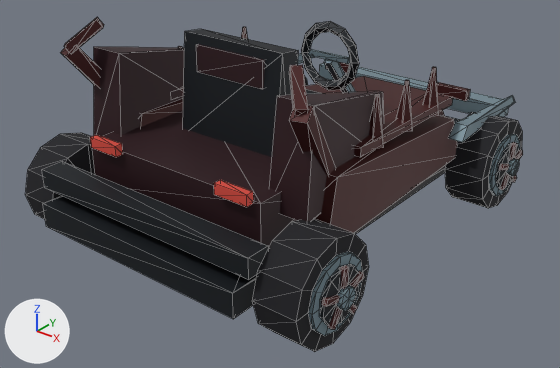
Before and after pictures for a commit that changed the glTF model DLC/Predators/assets/kart/predators/berserker-predator/kart.glb.
Before and after are seen from a camera (50 mm lens) standing at (2.87, -3.68, 2.47) and looking at (0.02, -0.12, 0.27). The lights are fixed; the arrows at lower left show +X, +Y and +Z. The picture after the commit comes second. Mesh edges are drawn as thin lines. Where no turn or scale is listed for an object, it has been applied to the vertices. Vertices at exactly the same position are counted once.

The first picture shows 'chassis', 'wheel-front-right', 'wheel-rear-left', 'wheel-rear-right'.
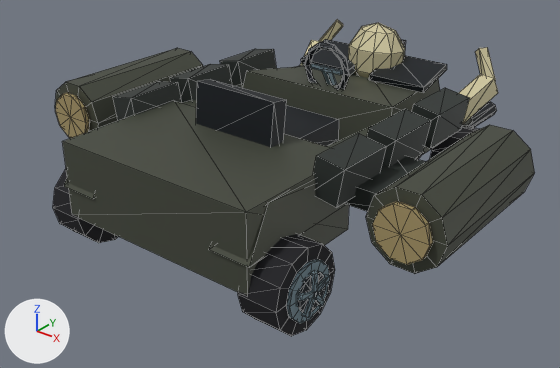
The change, as a list of edits to the scene's bpy script:
```text
Change me_wheel_rear_left:
    remove me_wheel_rear_left.from_pydata(...)  # 132 vertices, 228 faces; spans x -0.22..0.135, y -0.31..0.31, z -0.31..0.31
    add me_wheel_rear_left.from_pydata(...)  # 113 vertices, 196 faces; spans x -0.182..0.125, y -0.25..0.25, z -0.25..0.25
    me_wheel_rear_left part 1: the loose piece of 26 vertices spanning x -0.135..0.135, y -0.31..0.31, z -0.31..0.31 is rebuilt with 51 vertices and now spans x -0.149..0.125, y -0.25..0.25, z -0.25..0.25
    other edits to the shape of me_wheel_rear_left do not show in these pictures
Change me_wheel_front_right:
    remove me_wheel_front_right.from_pydata(...)  # 132 vertices, 228 faces; spans x -0.135..0.22, y -0.31..0.31, z -0.31..0.31
    add me_wheel_front_right.from_pydata(...)  # 113 vertices, 196 faces; spans x -0.125..0.182, y -0.25..0.25, z -0.25..0.25
    me_wheel_front_right part 2: the loose piece of 26 vertices spanning x -0.135..0.135, y -0.31..0.31, z -0.31..0.31 is rebuilt with 51 vertices and now spans x -0.125..0.149, y -0.25..0.25, z -0.25..0.25
    me_wheel_front_right part 3: 106 vertices removed from x 0.134..0.22, y -0.217..0.217, z -0.217..0.217; 32 vertices added at x 0.158..0.182, y -0.124..0.124, z -0.11..0.053
    other edits to the shape of me_wheel_front_right do not show in these pictures
Change me_wheel_rear_right:
    remove me_wheel_rear_right.from_pydata(...)  # 132 vertices, 228 faces; spans x -0.135..0.22, y -0.31..0.31, z -0.31..0.31
    add me_wheel_rear_right.from_pydata(...)  # 113 vertices, 196 faces; spans x -0.125..0.182, y -0.25..0.25, z -0.25..0.25
    me_wheel_rear_right part 4: a new loose piece, a 10-sided cylinder along x spanning x 0.14..0.165, y -0.107..0.107, z -0.112..0.113, in mat_wheel_vertex_colours
    me_wheel_rear_right part 5: a new loose piece, a box spanning x 0.158..0.182, y -0.015..0.015, z 0.0..0.125, in mat_wheel_vertex_colours
    me_wheel_rear_right part 6: the loose piece of 26 vertices spanning x -0.135..0.135, y -0.31..0.31, z -0.31..0.31 is rebuilt with 51 vertices and now spans x -0.125..0.149, y -0.25..0.25, z -0.25..0.25
    me_wheel_rear_right part 7: 106 vertices removed from x 0.134..0.22, y -0.217..0.217, z -0.217..0.217; 32 vertices added at x 0.158..0.182, y -0.124..0.124, z -0.11..0.053
Remove ob_chassis:
    ob_chassis = bpy.data.objects.new('chassis', me_chassis)
Change ob_wheel_rear_left:
    ob_wheel_rear_left.location: (-0.925, -0.985, 0.31) -> (-0.76, -0.98, 0.25)
Change ob_wheel_front_right:
    ob_wheel_front_right.location: (0.925, 0.985, 0.31) -> (0.76, 0.98, 0.25)
Change ob_wheel_rear_right:
    ob_wheel_rear_right.location: (0.925, -0.985, 0.31) -> (0.76, -0.98, 0.25)
Add ob_identity_gunship_motif_armor:
    ob_identity_gunship_motif_armor = bpy.data.objects.new('identity-gunship-motif-armor', me_identity_gunship_motif_armor)  # 48 vertices, 72 faces; spans x -0.89..0.89, y -0.68..0.72, z 0.59..0.85
    ob_identity_gunship_motif_armor.location = (0.0, 0.0, 0.0)
Add ob_identity_gunship_motif_tusks:
    ob_identity_gunship_motif_tusks = bpy.data.objects.new('identity-gunship-motif-tusks', me_identity_gunship_motif_tusks)  # 32 vertices, 48 faces; spans x -0.81..0.81, y 0.99..1.48, z 0.49..0.94
    ob_identity_gunship_motif_tusks.location = (0.0, 0.0, 0.0)
Add ob_identity_gunship_motif_skull:
    ob_identity_gunship_motif_skull = bpy.data.objects.new('identity-gunship-motif-skull', me_identity_gunship_motif_skull)  # 95 vertices, 152 faces; spans x -0.219..0.219, y 0.866..1.202, z 0.6..1.1
    ob_identity_gunship_motif_skull.location = (0.0, 0.0, 0.0)
Add ob_identity_gunship_driver_cockpit:
    ob_identity_gunship_driver_cockpit = bpy.data.objects.new('identity-gunship-driver-cockpit', me_identity_gunship_driver_cockpit)  # 80 vertices, 140 faces; spans x -0.3..0.3, y -0.557..0.679, z 0.459..1.086
    ob_identity_gunship_driver_cockpit.location = (0.0, 0.0, 0.0)
Add ob_identity_gunship_gunship_armored_cargo_fuselage:
    ob_identity_gunship_gunship_armored_cargo_fuselage = bpy.data.objects.new('identity-gunship-gunship-armored-cargo-fuselage', me_identity_gunship_gunship_armored_cargo_fuselage)  # 188 vertices, 320 faces; spans x -1.5..1.5, y -1.24..1.65, z 0.26..0.87
    ob_identity_gunship_gunship_armored_cargo_fuselage.location = (0.0, 0.0, 0.0)
```

What differs and where, as boxes [x1, y1, x2, y2] in the pictures (560 x 368 px):
'chassis', deleted: before [42, 17, 515, 319]
'identity-gunship-gunship-armored-cargo-fuselage', added: after [55, 39, 535, 295]
'wheel-rear-right', reshaped, moved (17% narrower, 23% shorter): before [252, 219, 369, 352]; after [238, 234, 335, 336]
'identity-gunship-motif-armor', added: after [113, 49, 470, 208]
'identity-gunship-driver-cockpit', added: after [196, 42, 350, 147]
'wheel-front-right', reshaped, moved: before [445, 112, 523, 208]; after [430, 125, 479, 159]
'wheel-rear-left', reshaped, moved: before [25, 133, 95, 220]; after [53, 169, 118, 243]
'identity-gunship-motif-skull', added (beige): after [348, 23, 406, 78]
'identity-gunship-motif-tusks', added: after [301, 20, 498, 124]
part 2 of me_wheel_front_right, rebuilt: before [445, 112, 522, 208]; after [430, 125, 479, 159]
part 3 of me_wheel_front_right, built on: before [489, 134, 523, 196]
part 4 of me_wheel_rear_right, added: after [298, 271, 325, 313]
part 5 of me_wheel_rear_right, added: after [310, 271, 318, 295]
part 6 of me_wheel_rear_right, rebuilt (17% narrower, 23% shorter): before [252, 219, 369, 352]; after [238, 234, 335, 336]
part 7 of me_wheel_rear_right, cut back: before [308, 251, 364, 336]; after [297, 274, 330, 318]
